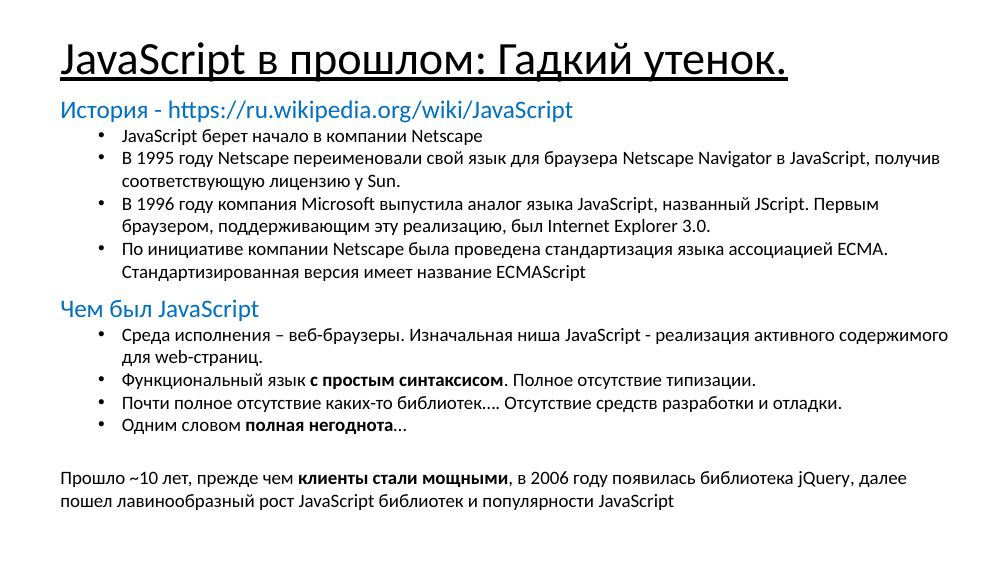
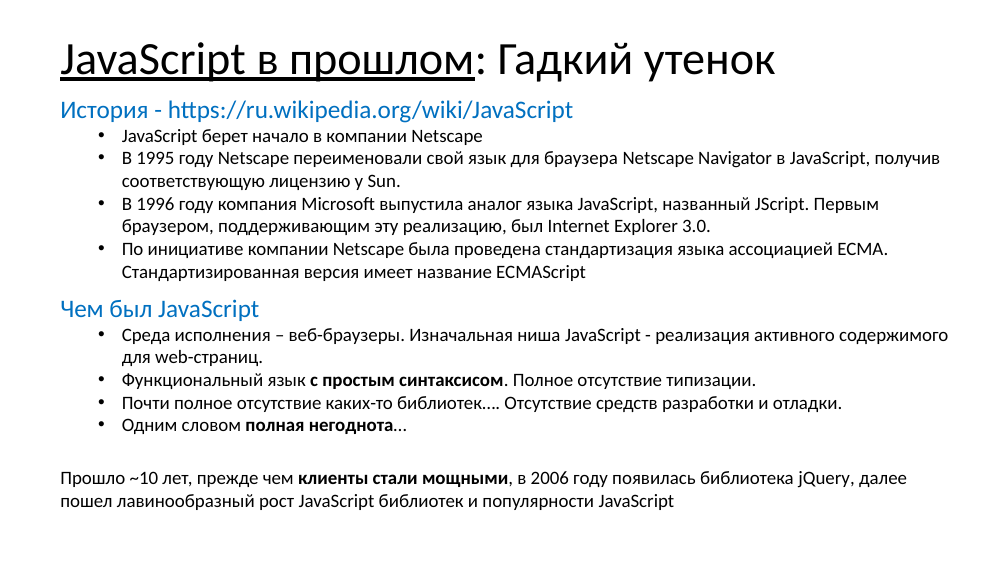
Before and after one commit to asbeseda/graphql-demo, a slide deck: slide 21 of graphql-spring-node.pptx (slide 14 before the commit). Drawn at 1008x567 pixels with LibreOffice and Linux fonts; fonts in the diff are those of the drawing. Boxes give left, top, right and bottom in pixels: in the first picture for what was removed or moved away, otherwise in the second. Text is boxed around its words. In the diff, an @@ line names an element or a change of style, - is before the commit and + after.

```diff
--- a/graphql-spring-node.pptx
+++ b/graphql-spring-node.pptx
@@ title at <box>60,42,776,82</box>: text changed @@
-JavaScript в прошлом: Гадкий утенок.
+JavaScript в прошлом: Гадкий утенок
```
Also in this commit, not shown: 5 other slides changed, 9 slides added, 27 other files.
